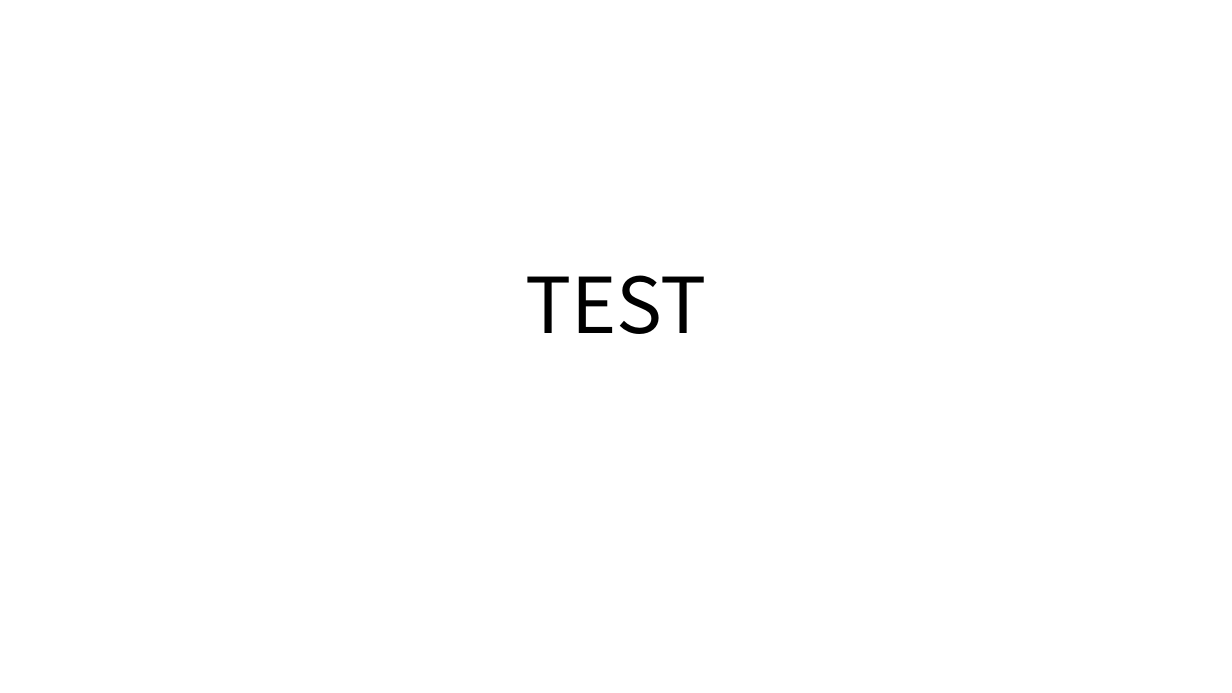
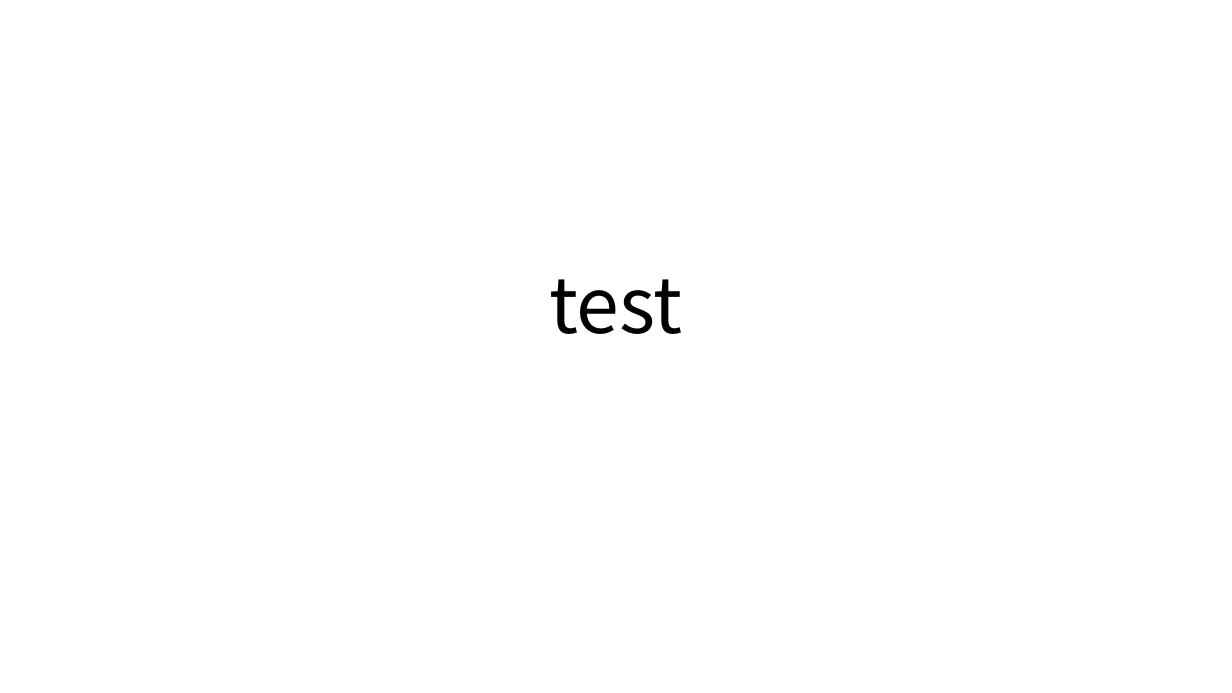
Before and after one commit to sujimvm/WorkWave, a slide deck: slide 1 of Team2Project/src/main/resources/static/ppt/profile/포토폴리오.pptx. Drawn at 1232x693 pixels with LibreOffice and Linux fonts; fonts in the diff are those of the drawing. Boxes give left, top, right and bottom in pixels: in the first picture for what was removed or moved away, otherwise in the second. Text is boxed around its words. In the diff, an @@ line names an element or a change of style, - is before the commit and + after.

```diff
--- a/Team2Project/src/main/resources/static/ppt/profile/포토폴리오.pptx
+++ b/Team2Project/src/main/resources/static/ppt/profile/포토폴리오.pptx
@@ title at (x1=549, y1=279, x2=683, y2=334): text changed @@
-TEST
+test
```
Also in this commit, not shown: 24 other files.
